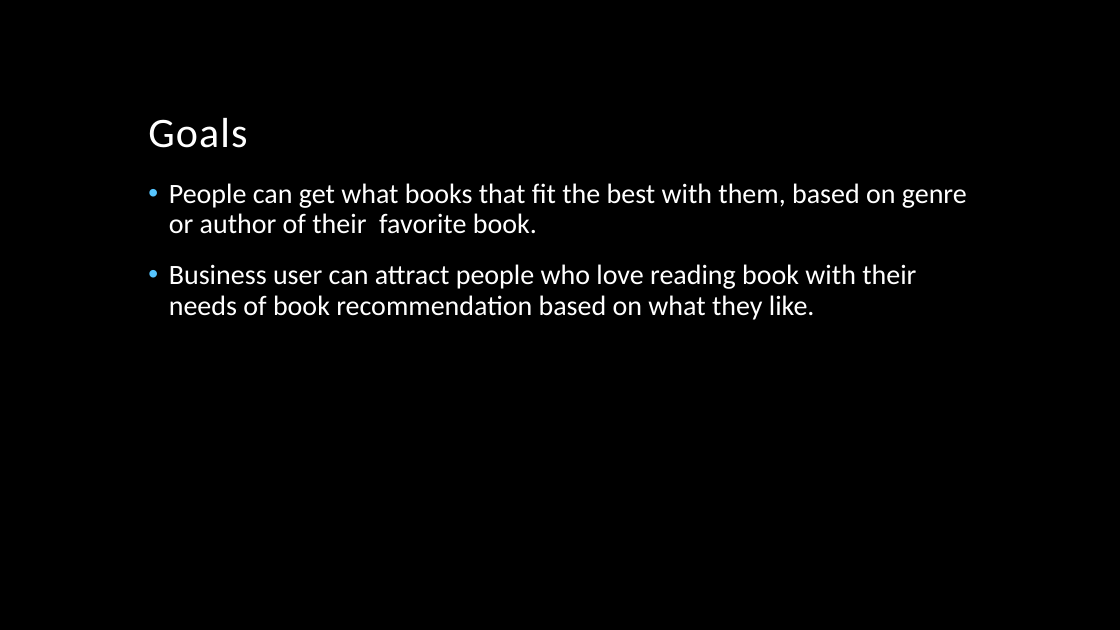
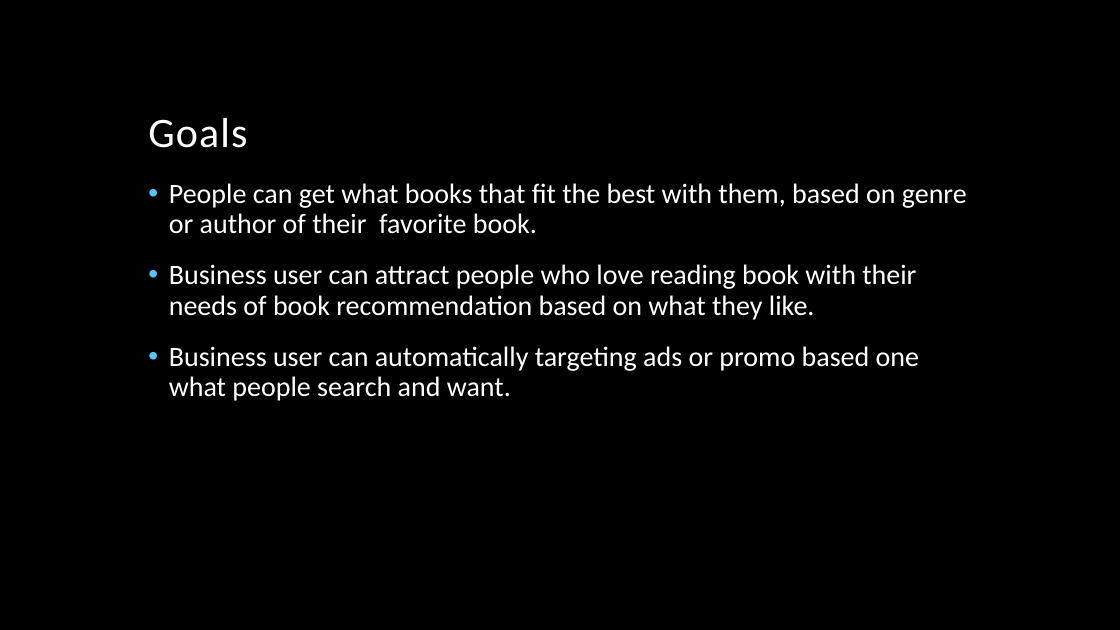
Before and after one commit to muhadyan/Final_Project_BookRecommendation, a slide deck: slide 5 of Goodreads Book Recommendation.pptx. Drawn at 1120x630 pixels with LibreOffice and Linux fonts; fonts in the diff are those of the drawing; background and template pictures are left out. Boxes give left, top, right and bottom in pixels: in the first picture for what was removed or moved away, otherwise in the second. Text is boxed around its words. In the diff, an @@ line names an element or a change of style, - is before the commit and + after.

```diff
--- a/Goodreads Book Recommendation.pptx
+++ b/Goodreads Book Recommendation.pptx
@@ text at (169,346,919,401): paragraph added @@
+• Business user can automatically targeting ads or promo based one what people search and want.
```
Also in this commit, not shown: 6 other files.
